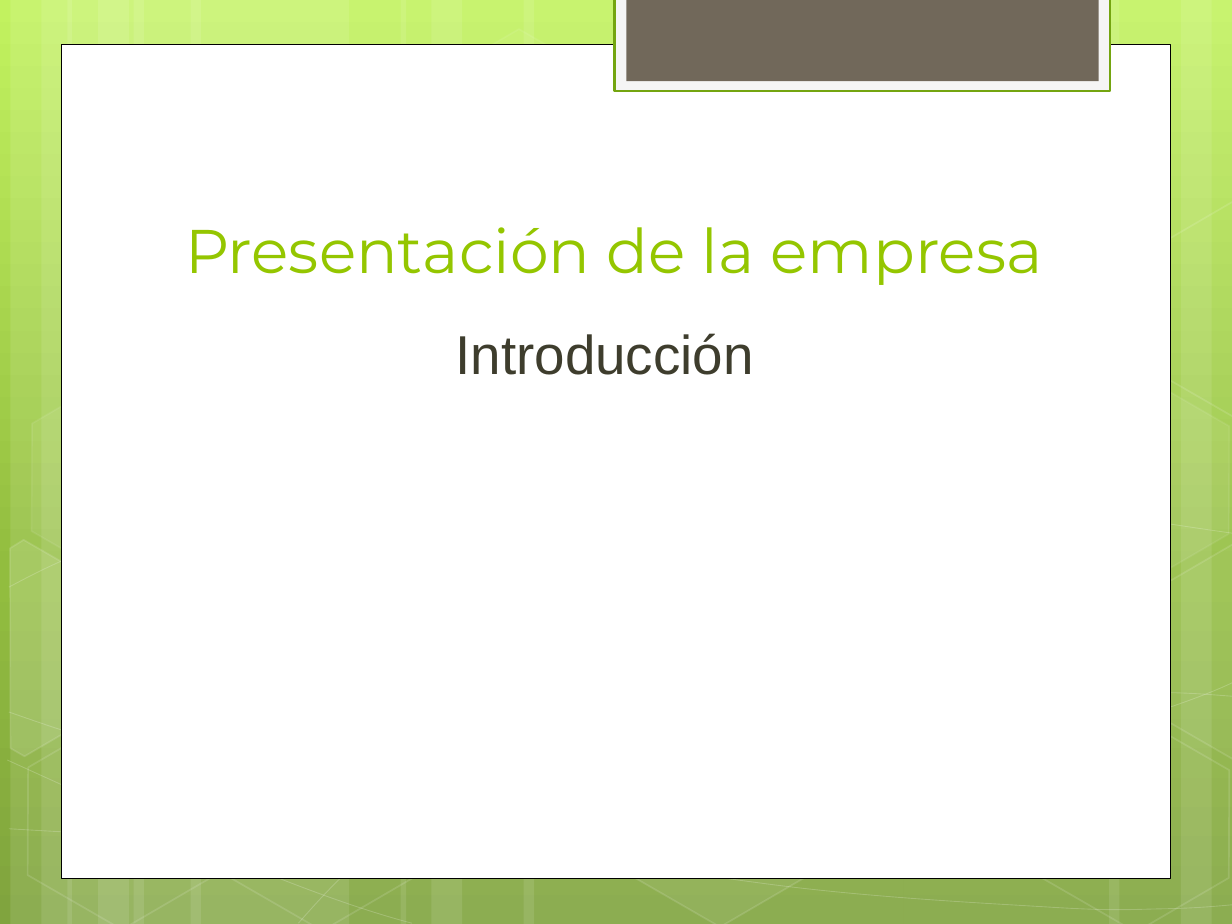
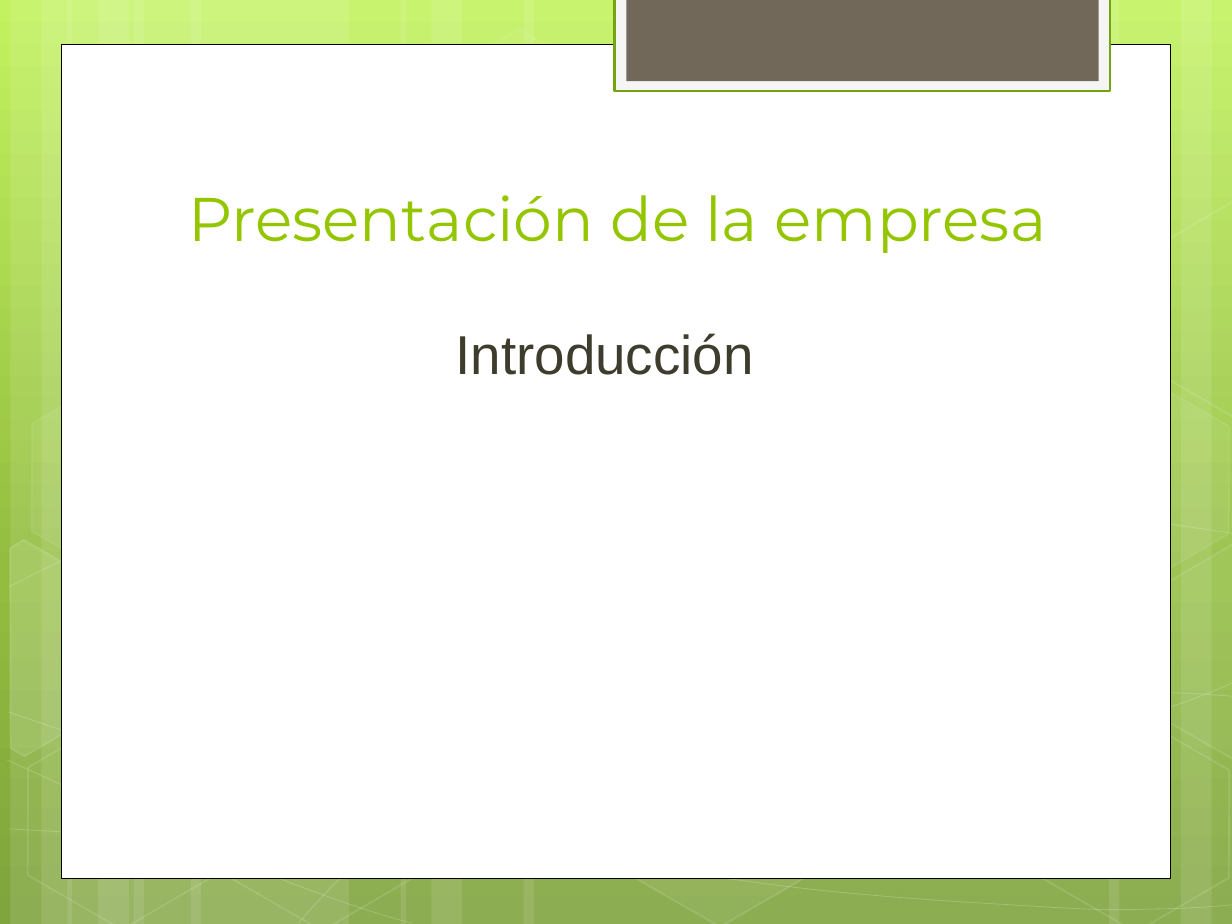
Before and after one commit to ptissera/habilitacion-profesional-2012-4k4, a slide deck: slide 5 of Documentacion/Informe Preliminar/Presentacion Informe Preliminar.pptx. Drawn at 1232x924 pixels with LibreOffice and Linux fonts; fonts in the diff are those of the drawing. Boxes give left, top, right and bottom in pixels: in the first picture for what was removed or moved away, otherwise in the second. Text is boxed around its words. In the diff, an @@ line names an element or a change of style, - is before the commit and + after.

```diff
--- a/Documentacion/Informe Preliminar/Presentacion Informe Preliminar.pptx
+++ b/Documentacion/Informe Preliminar/Presentacion Informe Preliminar.pptx
@@ title "Presentación de la empresa" moved from (x1=185, y1=227, x2=1043, y2=285) to (x1=189, y1=195, x2=1046, y2=253) @@
```
Also in this commit, not shown: 4 other slides changed.
